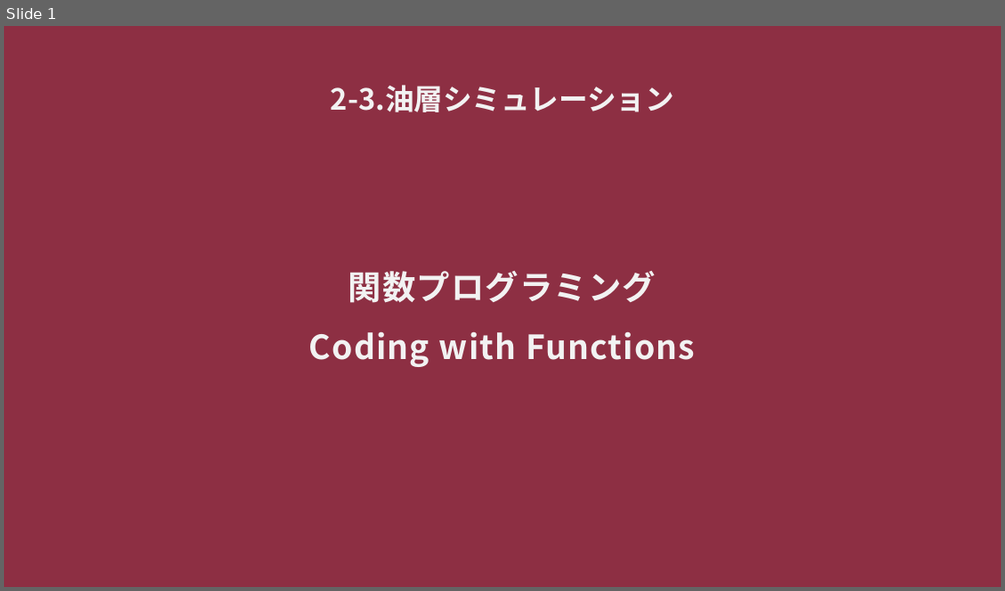
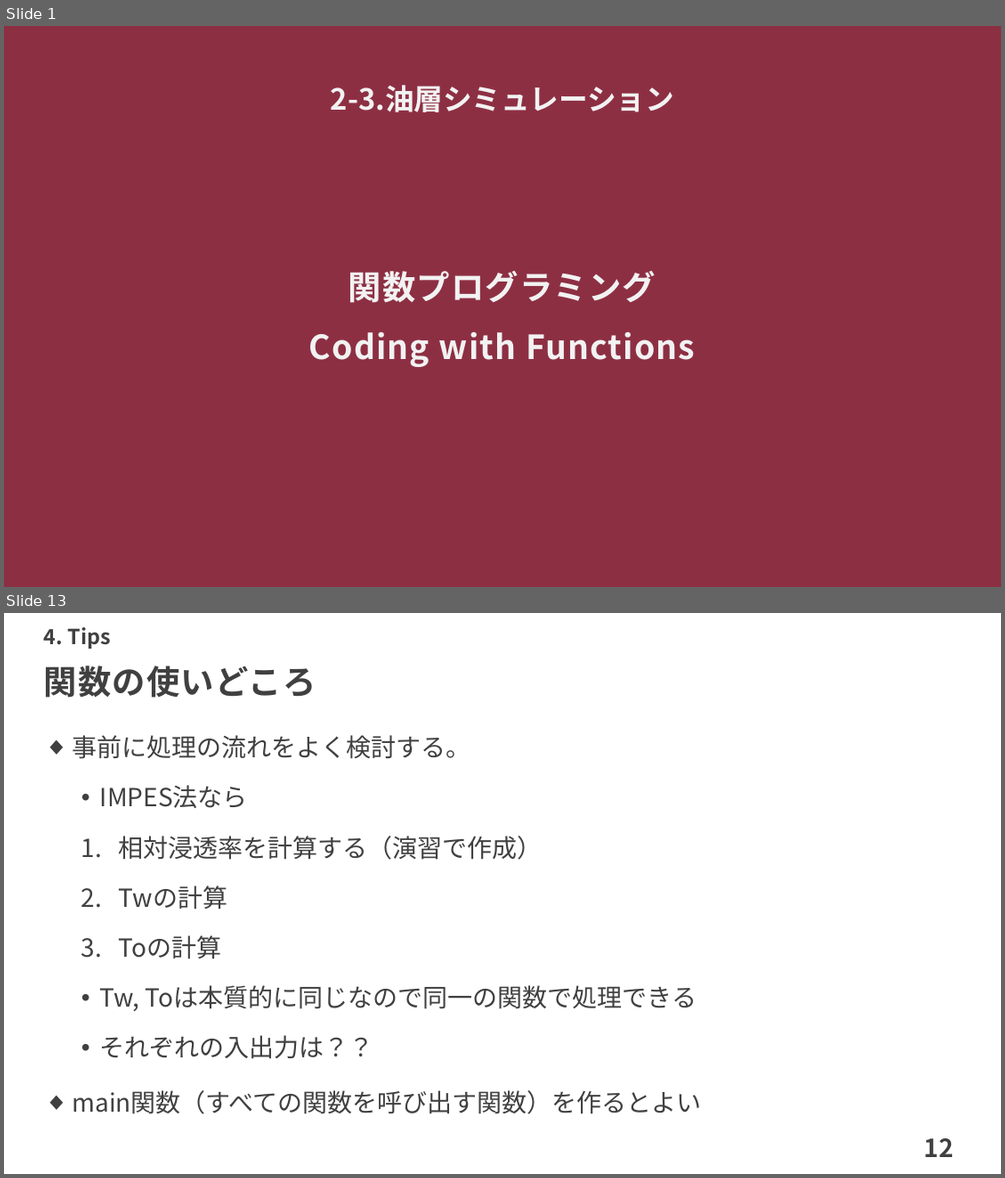
Before and after one commit to te288/intro_to_NA2022, a slide deck: Intro2ResSim/CodingWithFunctions.pptx. Shown one above the other, each under a label of ours: slide 1 before the commit, slides 1 and 13 after it; the slides between them are not shown. The pictures are 1005x591 and 1005x1178 pixels, drawn with LibreOffice and Linux fonts; fonts in the diff are those of the drawing. Boxes give left, top, right and bottom in pixels: in the first picture for what was removed or moved away, otherwise in the second. Text is boxed around its words. In the diff, an @@ line names an element or a change of style, - is before the commit and + after.

```diff
--- a/Intro2ResSim/CodingWithFunctions.pptx
+++ b/Intro2ResSim/CodingWithFunctions.pptx
@@ slide 13 added at [4,613,1001,1174], background #FFFFFF @@
@@ text added at [44,627,111,649], 20 pt, text #404040, bold @@
+4. Tips
@@ title added at [44,666,316,698], 32 pt, text #404040, bold @@
+関数の使いどころ
@@ text added at [72,735,701,1114], 24 pt, text #404040 @@
+◆ 事前に処理の流れをよく検討する。
+  • IMPES法なら
+  1. 相対浸透率を計算する（演習で作成）
+  2. Twの計算
+  3. Toの計算
+  • Tw, Toは本質的に同じなので同一の関数で処理できる
+  • それぞれの入出力は？？
+◆ main関数（すべての関数を呼び出す関数）を作るとよい
@@ page number added at [924,1138,954,1157], 24 pt, text #404040, bold @@
+12
```
Also in this commit, not shown: 1 slide changed, 10 other slides added, 1 slide removed, 14 other files.
